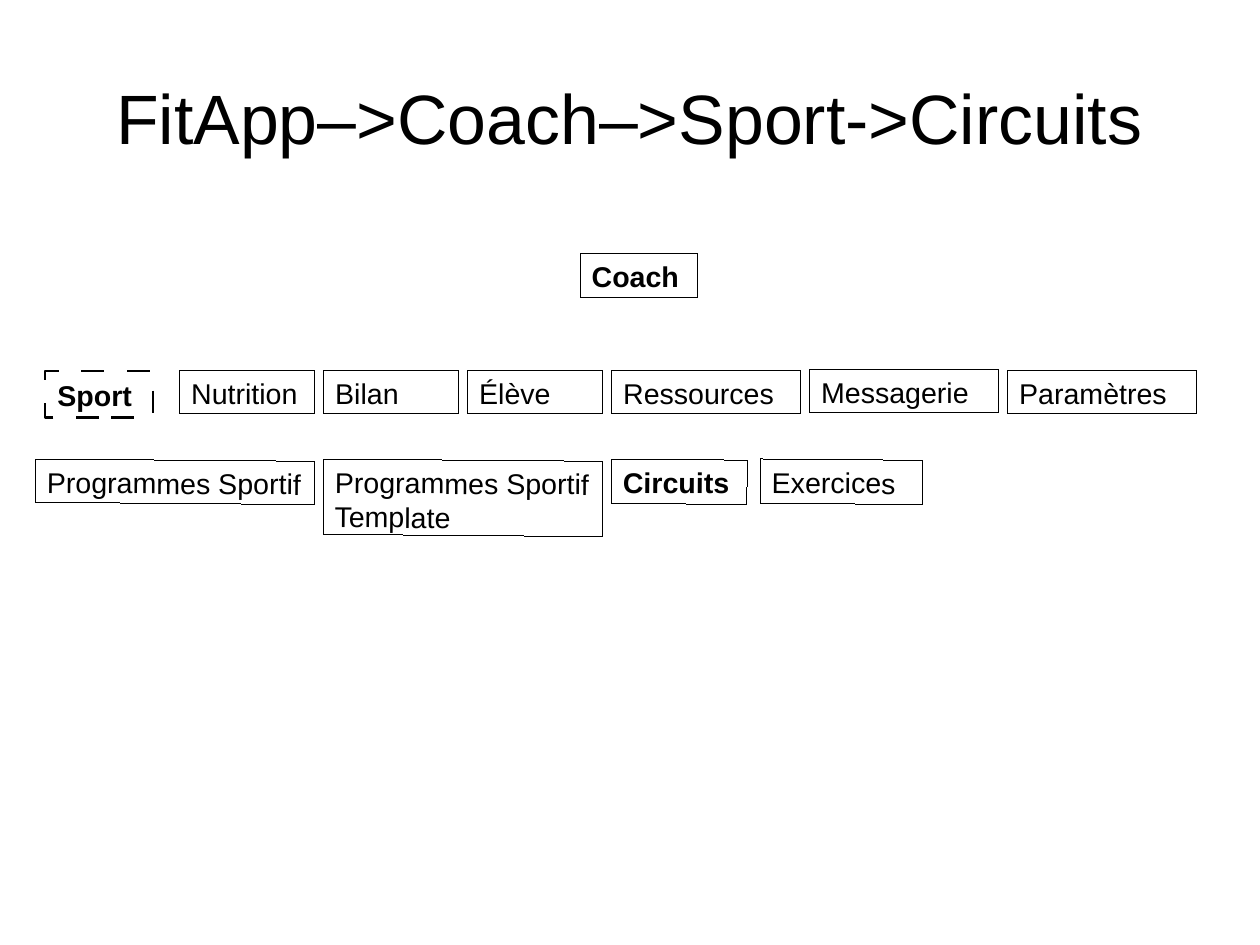
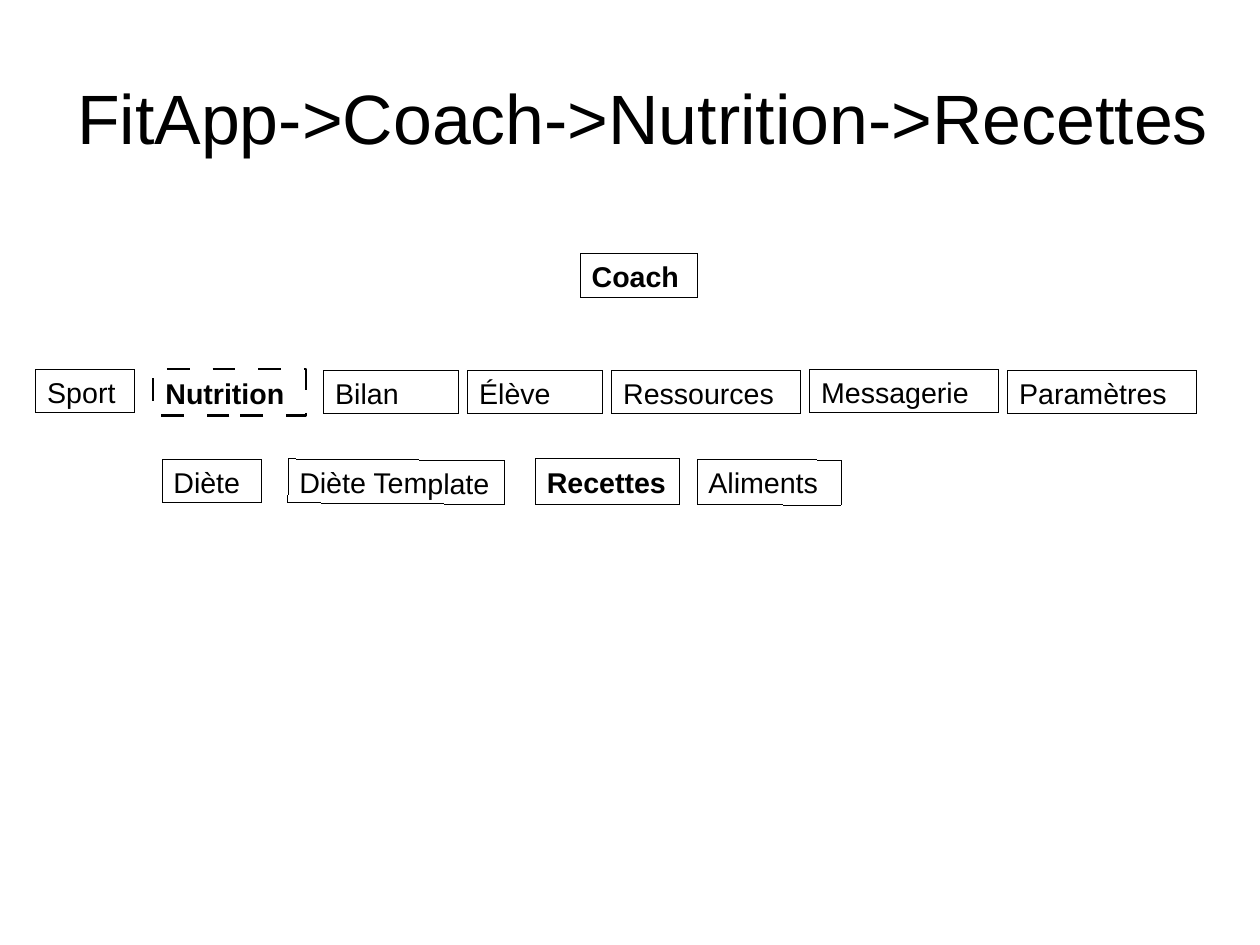
Before and after one commit to NicolasGavard/WebVysionSportV2, a slide deck: slide 9 of Documentations/FitApp - Nutrition v1.02.odp. Drawn at 1260x945 pixels with LibreOffice and Linux fonts; fonts in the diff are those of the drawing. Boxes give left, top, right and bottom in pixels: in the first picture for what was removed or moved away, otherwise in the second. Text is boxed around its words. In the diff, an @@ line names an element or a change of style, - is before the commit and + after.

Commit message:
Doc Nutrition

```diff
--- a/Documentations/FitApp - Nutrition v1.02.odp
+++ b/Documentations/FitApp - Nutrition v1.02.odp
@@ title at [77, 93, 1208, 157]: text changed @@
-FitApp–>Coach–>Sport->Circuits
+FitApp->Coach->Nutrition->Recettes
@@ rectangle "Sport": place and size @@
-rectangle "Sport" at [45, 370, 152, 417]
+rectangle "Sport" at [35, 369, 135, 413]
@@ rectangle "Sport" at [35, 369, 135, 413]: bold off; outline #000000 1.5 pt to #000000 0 pt @@
@@ rectangle "Nutrition": place and size @@
-rectangle "Nutrition" at [180, 370, 314, 414]
+rectangle "Nutrition" at [153, 369, 306, 416]
@@ rectangle "Nutrition" at [153, 369, 306, 416]: bold on; outline #000000 0 pt to #000000 1.5 pt @@
@@ rectangle removed at [35, 460, 315, 505] @@
-Programmes Sportif
@@ rectangle added at [162, 460, 262, 503], outline #000000 0 pt, 18 pt, text #000000 @@
+Diète
@@ rectangle "Diète Template": place and size @@
-rectangle "Diète Template" at [323, 460, 603, 537]
+rectangle "Diète Template" at [288, 459, 504, 504]
@@ text in rectangle at [299, 472, 489, 499]: text changed @@
-Programmes Sportif
-Template
+Diète Template
@@ rectangle added at [536, 460, 680, 505], outline #000000 0 pt, 18 pt, text #000000, bold @@
+Recettes
@@ rectangle removed at [612, 459, 747, 505] @@
-Circuits
@@ rectangle added at [697, 459, 842, 506], outline #000000 0 pt, 18 pt, text #000000 @@
+Aliments
@@ rectangle removed at [760, 459, 923, 505] @@
-Exercices
```
Also in this commit, not shown: 14 other slides changed, 6 slides added, 6 slides removed, 1 other file.
